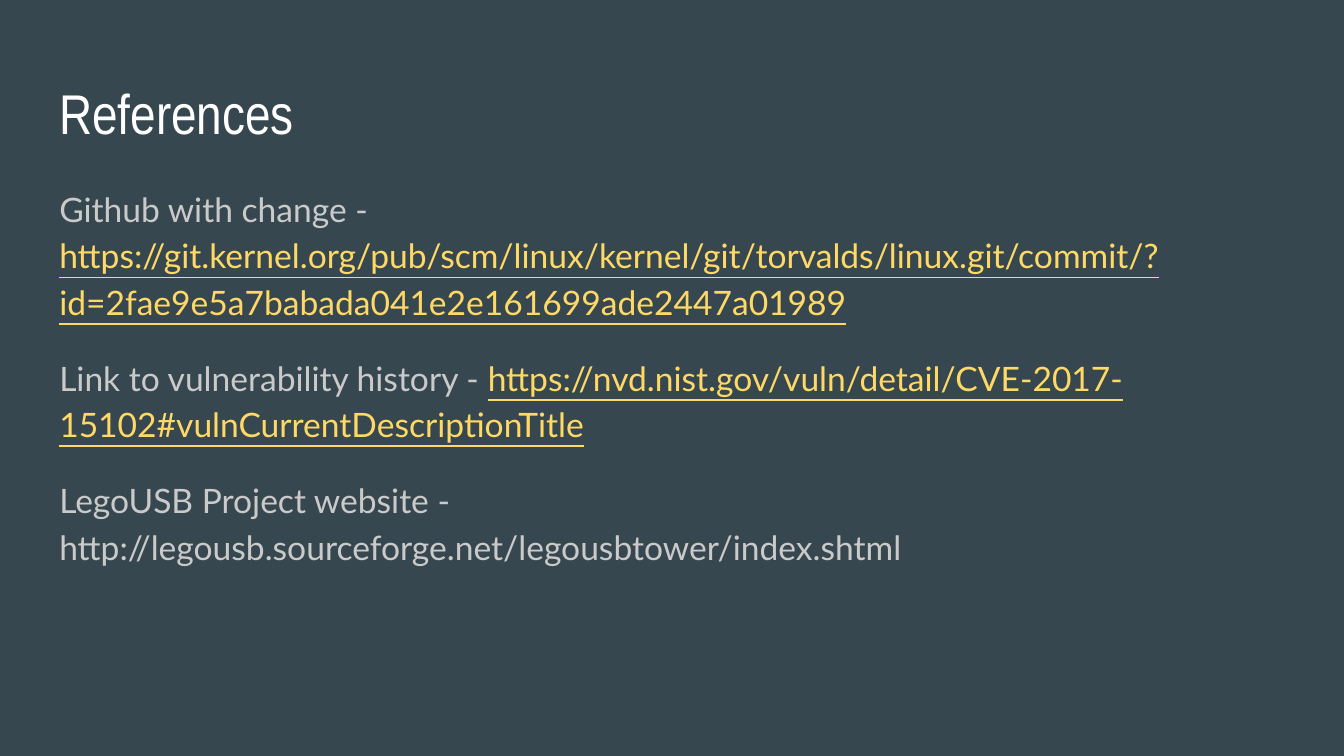
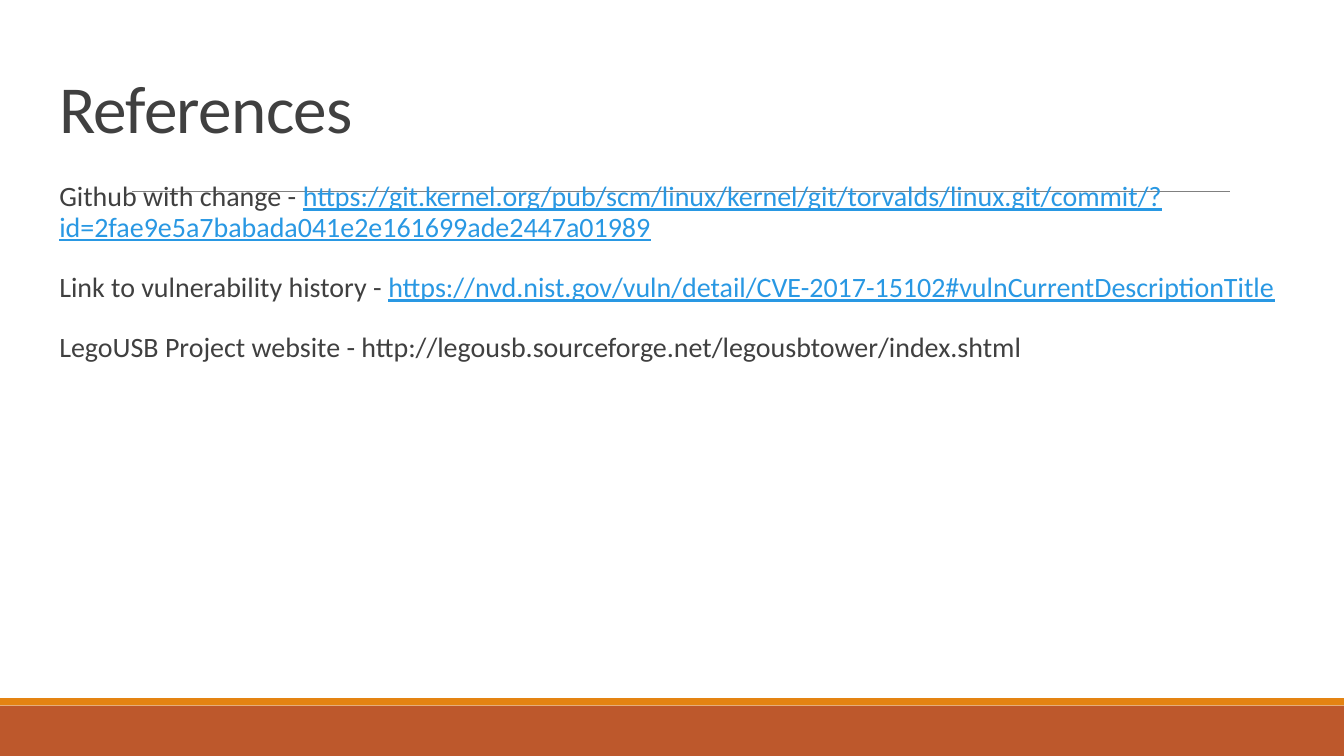
Before and after one commit to ttown386/PaVT-BST, a slide deck: slide 14 of doc/HW2/Tower Probe Race Condition.pptx (slide 12 before the commit). Drawn at 1344x756 pixels with LibreOffice and Linux fonts; fonts in the diff are those of the drawing. Boxes give left, top, right and bottom in pixels: in the first picture for what was removed or moved away, otherwise in the second. Text is boxed around its words. In the diff, an @@ line names an element or a change of style, - is before the commit and + after.

```diff
--- a/doc/HW2/Tower Probe Race Condition.pptx
+++ b/doc/HW2/Tower Probe Race Condition.pptx
@@ background #37474F to #FFFFFF @@
@@ title "References" at box(59, 87, 353, 134): size 30 to 36 pt, font Arial Narrow to Calibri, text colour #FFFFFF to #404040, letter spacing 0 to -0.4 pt; line spacing 1 to 0.85 @@
@@ text "Github with change - https://git.kernel.org/pub/scm/linux/ke ..." at box(59, 186, 1273, 362): size 18 to 15 pt, font Lato to Calibri; text colour #CACACA to #404040 in "Github with change -", "Link to vulnerability history -", "LegoUSB Project website - http://legousb.sourceforge.net/leg ..."; text colour #FFD966 to #2998E3 in "https://git.kernel.org/pub/scm/linux/kernel/git/torvalds/lin ...", "https://nvd.nist.gov/vuln/detail/CVE-2017-15102#vulnCurrentD ..."; line spacing 1.15 to 0.9 @@
@@ line added from (132, 192) to (1230, 192), #808080 0.5 pt @@
@@ rectangle added at box(0, 706, 1344, 756), fill #BD582C @@
@@ rectangle added at box(0, 699, 1344, 706), fill #E48312 @@
```
Also in this commit, not shown: 11 other slides changed, 2 slides added, 3 other files.
